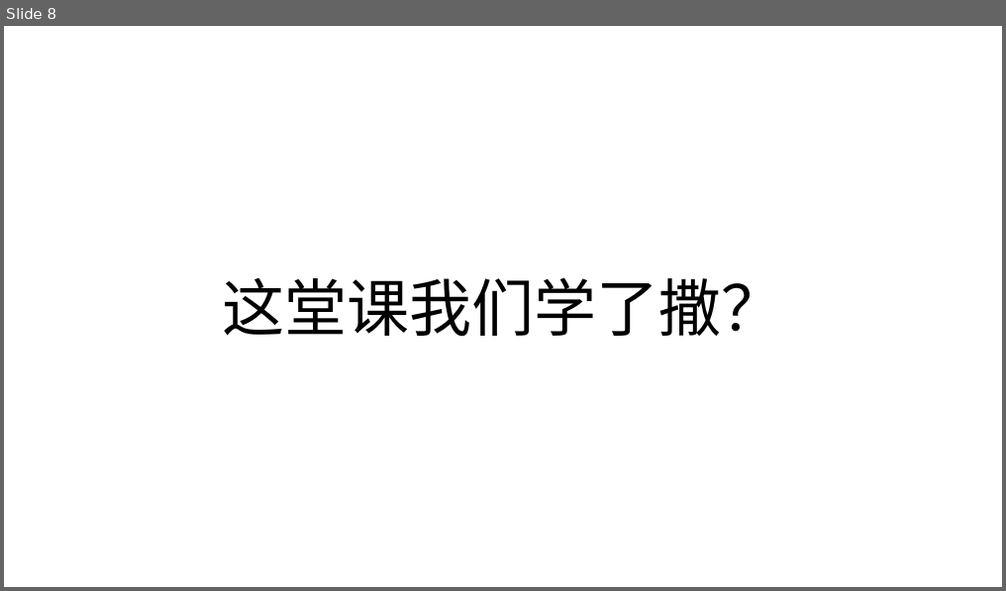
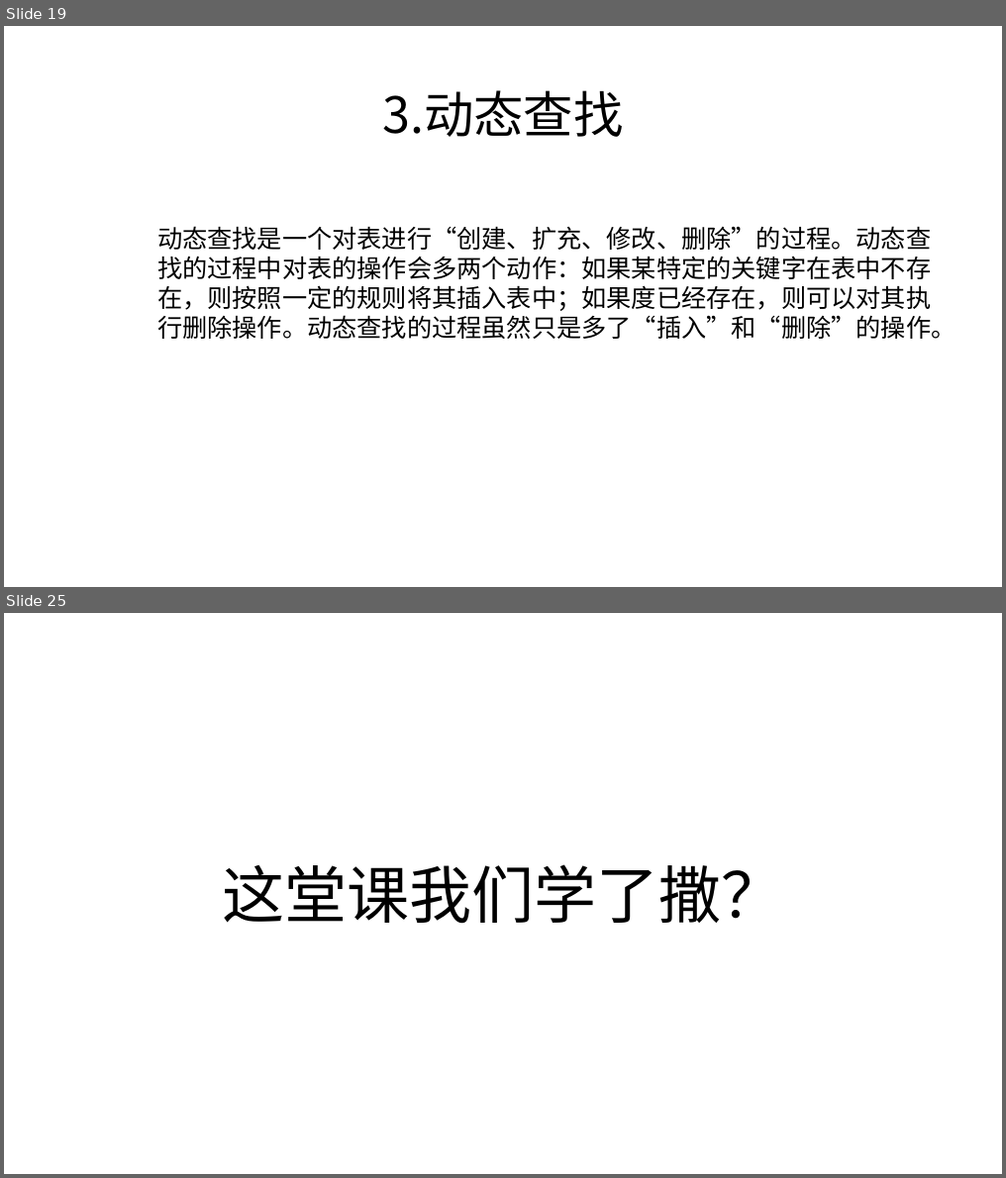
Before and after one commit to zjyesir/hmc_data_structure, a slide deck: ppt/8 查找.pptx. Shown one above the other, each under a label of ours: slide 8 before the commit, slides 19 and 25 after it; the slides between them are not shown. The pictures are 1006x591 and 1006x1178 pixels, drawn with LibreOffice and Linux fonts; fonts in the diff are those of the drawing; background and template pictures are left out. Boxes give left, top, right and bottom in pixels: in the first picture for what was removed or moved away, otherwise in the second. Text is boxed around its words. In the diff, an @@ line names an element or a change of style, - is before the commit and + after.

Commit message:
查找 1/3部分完成

```diff
--- a/ppt/8 查找.pptx
+++ b/ppt/8 查找.pptx
@@ slide 19 added at <box>4,26,1002,587</box>, background picture (left out) @@
@@ text added at <box>382,90,624,137</box>, 48 pt, text #000000 @@
+3.动态查找
@@ text added at <box>157,226,955,339</box>, 24 pt, text #000000 @@
+动态查找是一个对表进行“创建、扩充、修改、删除”的过程。动态查找的过程中对表的操作会多两个动作：如果某特定的关键字在表中不存在，则按照一定的规则将其插入表中；如果度已经存在，则可以对其执行删除操作。动态查找的过程虽然只是多了“插入”和“删除”的操作。
@@ what was slide 8 is now slide 25 @@
```
Also in this commit, not shown: 5 slides changed, 19 other slides added, 2 slides removed, 4 other files.
